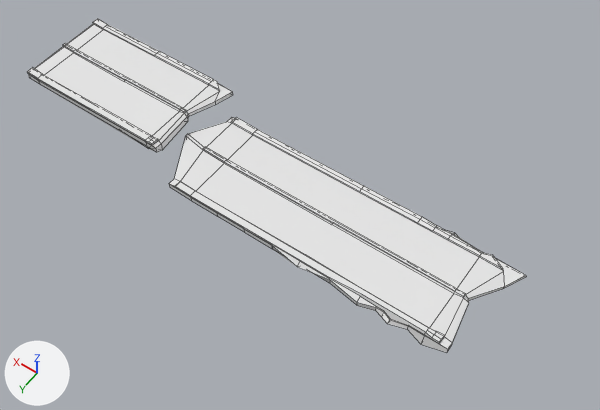
A saved change to the OBJ model scenes/Project/Final/models/road.obj.
Rendered twice from a 50 mm camera at (-21.6, 39.7, 63.6) aimed at (7.4, -0.9, -0.2). Lighting does not change. The marker at lower left points along +X, +Y and +Z. Mesh edges are drawn as thin lines. Where no turn or scale is listed for an object, it has been applied to the vertices.

Objects in the first picture: 'road'.
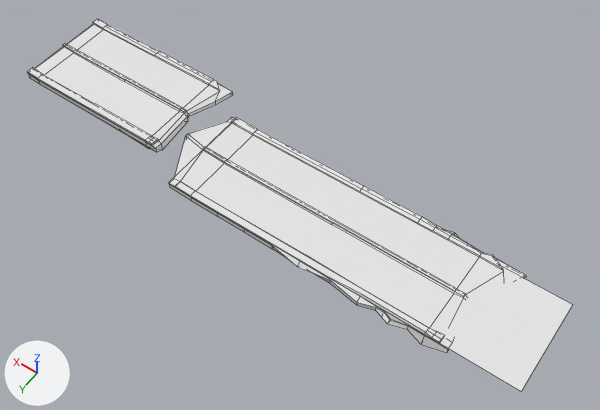
Pixel boxes (x1, y1, x2, y2) of what changed, in the pictures (600 x 410 px):
'road', reshaped (9% wider, 11% taller): before (27, 19, 526, 353); after (27, 19, 572, 391)
part 1 of me_road, added: after (168, 123, 572, 391)

The edits, one by one:
me_road has 328 vertices, 286 faces and spans x -14.2..40.0, y -7.5..5.8, z -0.4..2.8.
me_road is used by ob_road; location (0.0, 0.0, 0.0).
Verts and faces of me_road; kept vertices keep their numbers, new ones are numbered from 328.
Part 1, on me_road:
New vertex 328 is at (-18.9, -5.0, 1.0), pixel (572, 304).
New vertex 329 is at (18.9, -5.0, 1.0), pixel (232, 121).
New vertex 330 is at (-18.9, 5.0, 0.9), pixel (521, 391).
New vertex 331 is at (18.9, 5.0, 0.9), pixel (168, 182).
New faces: (328, 329, 331, 330).
